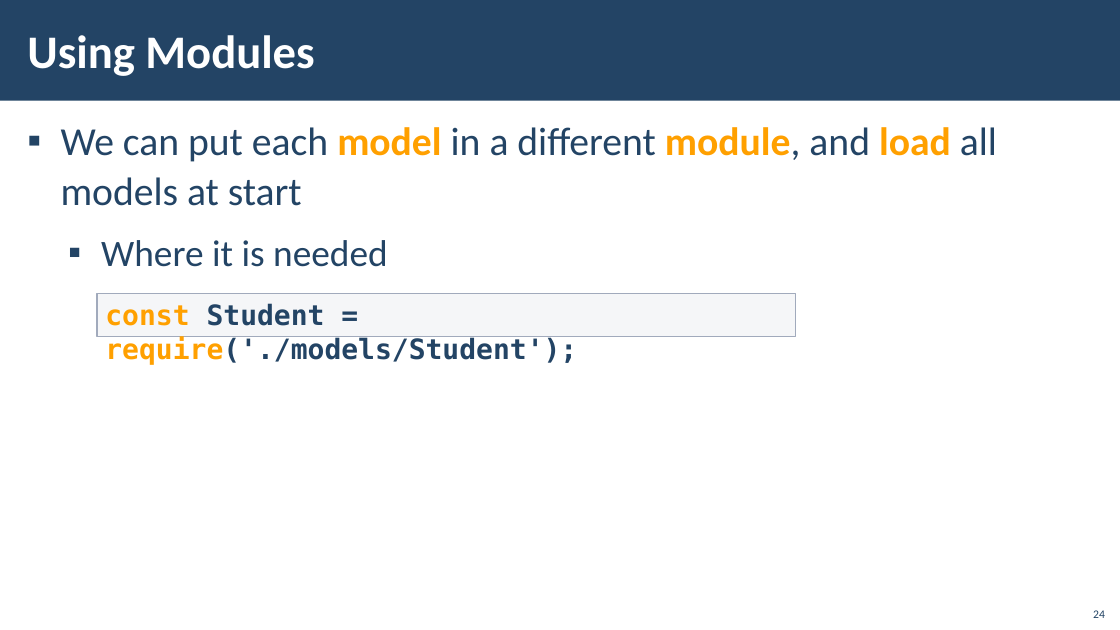
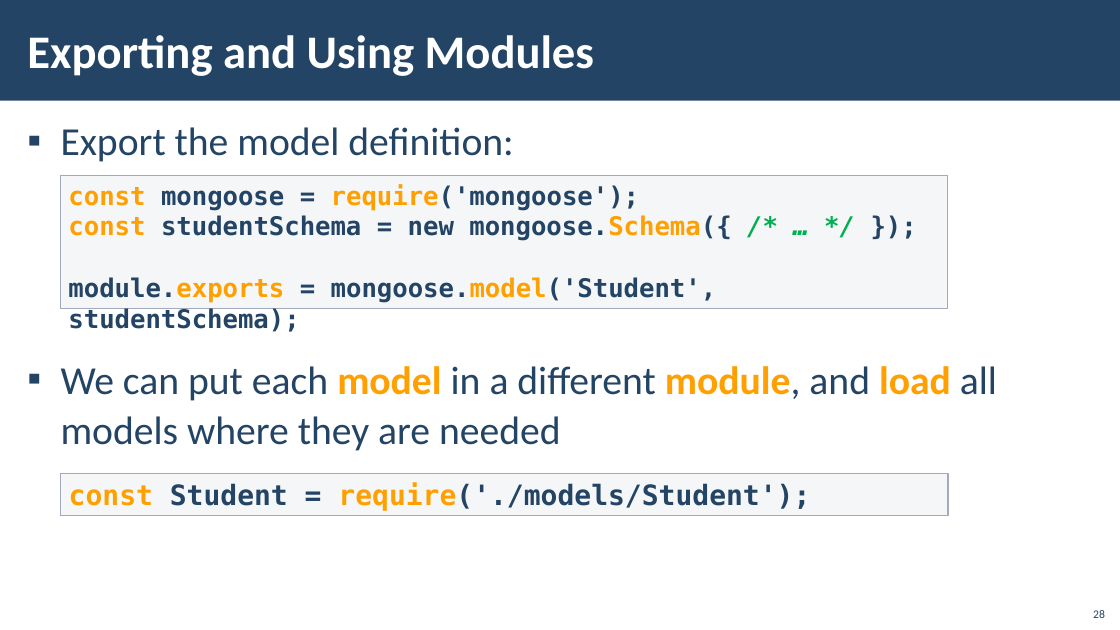
Before and after one commit to ErayErol/Software-University-Courses, a slide deck: slide 28 of 2021.09 - [ JS Back End ]/05 - [ NoSQL And MongoDB ]/00 - [ Resources ]/Presentation.pptx (slide 24 before the commit). Drawn at 1120x630 pixels with LibreOffice and Linux fonts; fonts in the diff are those of the drawing; background and template pictures are left out. Boxes give left, top, right and bottom in pixels: in the first picture for what was removed or moved away, otherwise in the second. Text is boxed around its words. In the diff, an @@ line names an element or a change of style, - is before the commit and + after.

```diff
--- a/2021.09 - [ JS Back End ]/05 - [ NoSQL And MongoDB ]/00 - [ Resources ]/Presentation.pptx
+++ b/2021.09 - [ JS Back End ]/05 - [ NoSQL And MongoDB ]/00 - [ Resources ]/Presentation.pptx
@@ title at [27, 35, 594, 76]: text changed @@
-Using Modules
+Exporting and Using Modules
@@ text at [61, 127, 997, 451]: text changed @@
-▪ We can put each model in a different module, and load all
-  models at start
-  ▪ Where it is needed
+▪ Export the model definition:
+▪ We can put each model in a different module, and load all
+  models where they are needed
@@ rectangle added at [60, 176, 949, 308], fill #C1C6D1 at 15% opacity, outline #A1AABC 1 pt, 22 pt, text #234465, bold @@
+const mongoose = require('mongoose');
+const studentSchema = new mongoose.Schema({ /* … */ });
+module.exports = mongoose.model('Student', studentSchema);
@@ rectangle "const Student = require('./models/Student');": place and size @@
-rectangle "const Student = require('./models/Student');" at [97, 294, 796, 336]
+rectangle "const Student = require('./models/Student');" at [60, 474, 949, 516]
@@ page number at [1093, 610, 1105, 618]: text changed @@
-24
+28
```
Also in this commit, not shown: 21 other slides changed, 6 slides added.
